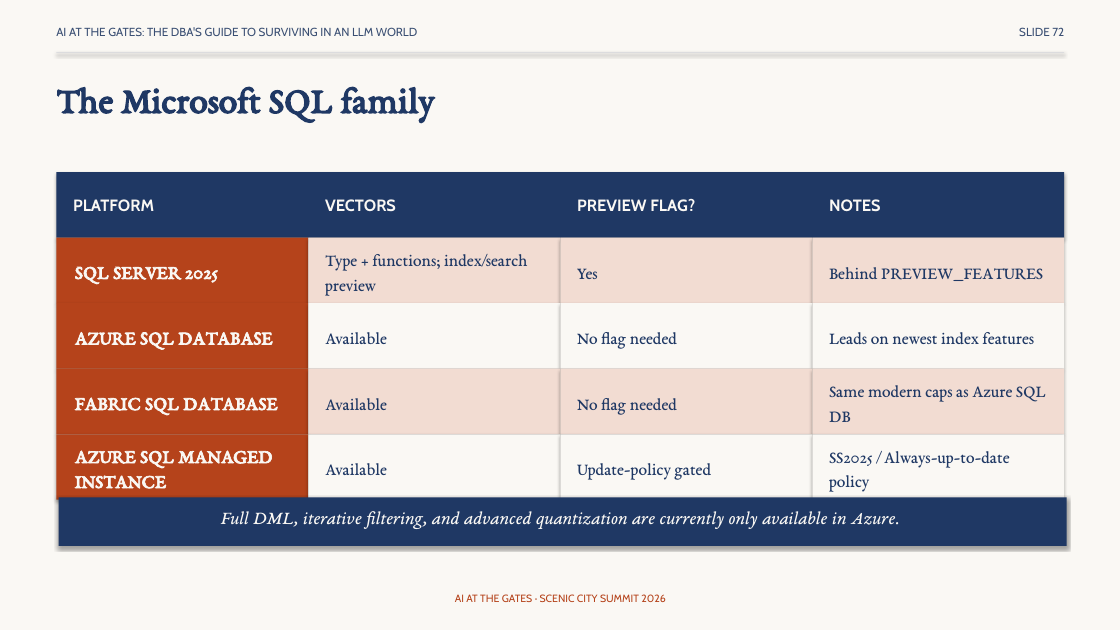
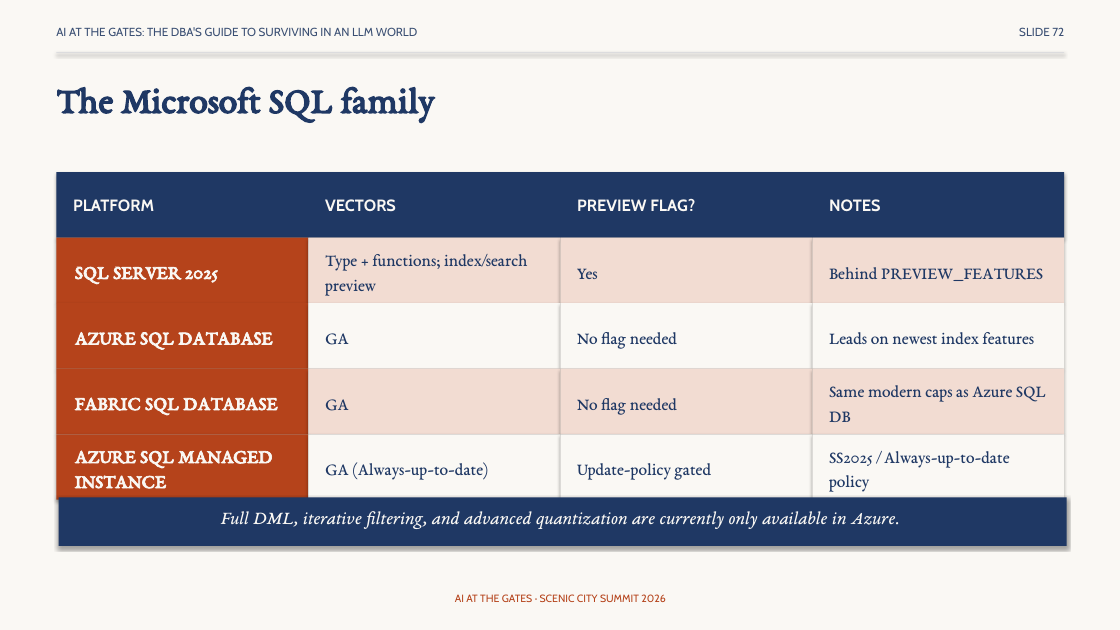
Before and after one commit to feaselkl/AI-at-the-Gates, a slide deck: slide 72 of slides/scenic-city-aigates-precon.pptx. Drawn at 1120x630 pixels with LibreOffice and Linux fonts; fonts in the diff are those of the drawing. Boxes give left, top, right and bottom in pixels: in the first picture for what was removed or moved away, otherwise in the second. Text is boxed around its words. In the diff, an @@ line names an element or a change of style, - is before the commit and + after.

```diff
--- a/slides/scenic-city-aigates-precon.pptx
+++ b/slides/scenic-city-aigates-precon.pptx
@@ text at [325, 333, 349, 345]: text changed @@
-Available
+GA
@@ text at [325, 399, 349, 411]: text changed @@
-Available
+GA
@@ text at [325, 462, 488, 480]: text changed @@
-Available
+GA (Always-up-to-date)
```
Also in this commit, not shown: 28 other slides changed, 5 other files.
